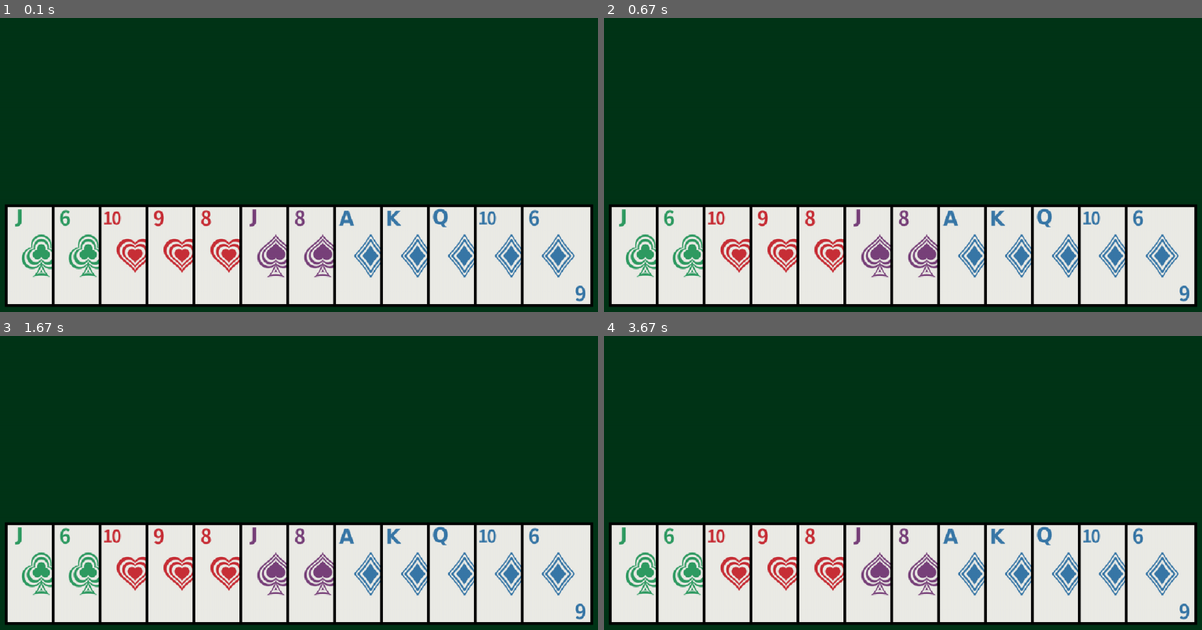
Above: before the commit, frames 1-4 (two rows, left to right).
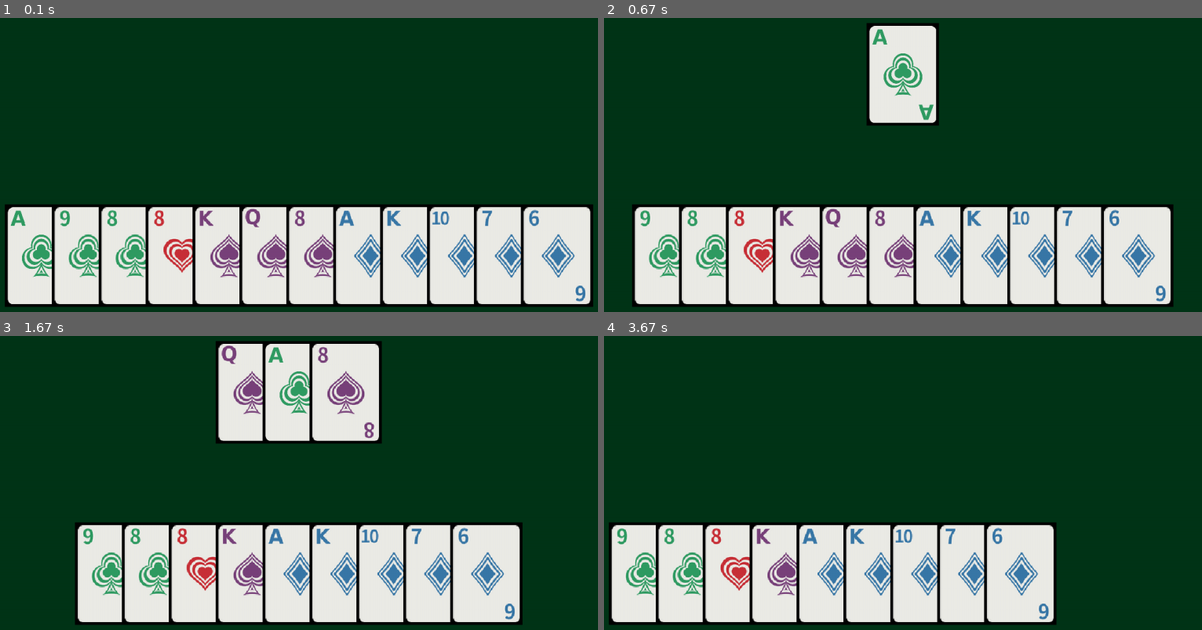
Above: after the commit, the same moments.

Repository: SkylerMime/NinetyNine
Game: pygame game, started from ninety_nine/graphical_main_game.py
Same seed, same stepped clock (60 frames per second), same inputs: the game is played once before the commit and once after it.
Inputs (mouse positions are in pixels of both pictures, inside the frame that each line leads up to):
- Up to frame 1 (0.1 s): no input
- Up to frame 2 (0.67 s): click (633, 256) at 0.38 s
- Up to frame 3 (1.67 s): press the mouse at (53, 574) at 0.7 s; move the mouse to (89, 468) at 0.8 s; release the mouse at (131, 362) at 0.93 s; click (269, 541) at 1.05 s; press the mouse at (215, 574) at 1.37 s; move the mouse to (251, 580) at 1.47 s; release the mouse at (281, 585) at 1.6 s
- Up to frame 4 (3.67 s): no input

The runs differ from the first frame. In frame 1, 2.0% of the frame differs, in the area x 1-99%, y 64-98%; in frame 2, 20%; in frame 3, 28%, in the area x 0-100%, y 1-99%; in frame 4, 11%.

Commit message:
Visual bidding phase complete

Diff:
--- a/ninety_nine/constants.py
+++ b/ninety_nine/constants.py
@@ -14,7 +14,7 @@
 PLAYER_TYPES = {0: PlayerTypes.HUMAN, 1: PlayerTypes.RANDOM, 2: PlayerTypes.RANDOM}
 
 
-class PlayerState(Enum):
+class GameStage(Enum):
     BIDDING = 0
     PLAYING = 1
     DONE = 2
--- a/ninety_nine/graphical_main_game.py
+++ b/ninety_nine/graphical_main_game.py
@@ -1,17 +1,22 @@
 import pygame
 from ninety_nine import ninety_nine_state as game
 from ninety_nine import human_ai_main_game as game_display
-import random
+from ninety_nine.ninety_nine_state import Card
 from ninety_nine.constants import (
     PlayerTypes,
     Rank,
     Suit,
+    GameStage,
     NUM_CARDS_IN_BID,
     PLAYER_TYPES,
     NUM_TRICKS,
     NUM_PLAYERS,
 )
 
+IMAGES_DIRECTORY_PATH = (
+    "/Users/Skyler/Coding/PythonPrograms/NinetyNine/ninety_nine/card_images"
+)
+
 NUM_CARDS = NUM_CARDS_IN_BID + NUM_TRICKS
 
 HUMAN_PLAYER_NUM = 0
@@ -19,18 +24,50 @@
 WINDOW_WIDTH = 1280
 WINDOW_HEIGHT = 720
 
-CARD_WIDTH = 655 / 5
-CARD_HEIGHT = 930 / 5
+CARD_WIDTH = 655 // 5
+CARD_HEIGHT = 930 // 5
 CARD_INNER_BORDER = 5
 
-CARD_Y_POSITION = WINDOW_HEIGHT - CARD_HEIGHT - 25
+BID_Y_POSITION = WINDOW_HEIGHT // 4
+BID_X_POSITION = WINDOW_WIDTH // 2
+HAND_Y_POSITION = WINDOW_HEIGHT - CARD_HEIGHT - 25
 SPACE_BETWEEN_CARDS = WINDOW_WIDTH // 15
 WIDTH_OF_FULL_HAND = (NUM_CARDS - 1) * SPACE_BETWEEN_CARDS + CARD_WIDTH
 CARD_OUTSIDE_HORIZONTAL_MARGIN = WINDOW_WIDTH - WIDTH_OF_FULL_HAND
-CARD_X_POSITION = CARD_OUTSIDE_HORIZONTAL_MARGIN // 2
+HAND_X_POSITION = CARD_OUTSIDE_HORIZONTAL_MARGIN // 2
 
 GREEN = (0, 53, 24)
 BACKGROUND_COLOR = GREEN
+
+
+class ClickableCard(Card):
+    def __init__(self, rank: Rank, suit: Suit):
+        super().__init__(rank, suit)
+        self.card_image = None
+        self.clickable_area = pygame.Rect(
+            0, HAND_Y_POSITION, SPACE_BETWEEN_CARDS, CARD_HEIGHT
+        )
+        self.display_area = pygame.Rect(0, HAND_Y_POSITION, CARD_WIDTH, CARD_HEIGHT)
+
+    def set_left(self, left):
+        self.clickable_area.left = left
+        self.display_area.left = left
+
+    def set_top(self, top):
+        self.clickable_area.top = top
+        self.display_area.top = top
+
+    def get_card(self):
+        return Card(self.rank, self.suit)
+
+    def __eq__(self, other):
+        if isinstance(other, ClickableCard):
+            return (
+                super().__eq__(other)
+                and self.clickable_area == other.clickable_area
+                and self.display_area == other.display_area
+            )
+        return False
 
 
 def main():
@@ -41,28 +78,68 @@
 
     player_types = PLAYER_TYPES
     # display_welcome_message()
+    images_dict = make_images_dict(game.get_all_cards())
 
     game_state = game.GameState()
     num_players = NUM_PLAYERS
     human_player: game.Player = game_state.PLAYERS[HUMAN_PLAYER_NUM]
 
+    sorted_hand = game_display.get_sorted_cards(human_player.hand)
+    clickable_hand = get_clickable_cards(sorted_hand, images_dict)
+    clickable_bid = get_clickable_cards(list(human_player.bid), images_dict)
+
     for player_num in range(num_players):
         if player_types[player_num] == PlayerTypes.RANDOM:
             game_display.get_random_bid(game_state.PLAYERS[player_num])
 
-    while True:
+    while game_state.stage == GameStage.BIDDING:
+        for event in pygame.event.get():
+            if event.type == pygame.QUIT:
+                pygame.quit()
+                raise SystemExit
+            if event.type == pygame.MOUSEBUTTONUP:
+                clicked_card = get_card_from_click(event.pos, clickable_hand)
+                if clicked_card:
+                    human_player.hand.remove(clicked_card.get_card())
+                    human_player.bid.add(clicked_card.get_card())
+                    sorted_hand = game_display.get_sorted_cards(human_player.hand)
+                    clickable_hand = get_clickable_cards(sorted_hand, images_dict)
+                    clickable_bid = get_clickable_cards(
+                        list(human_player.bid), images_dict
+                    )
+                    center_cards(clickable_hand)
+                    center_cards(clickable_bid, BID_Y_POSITION)
+
+        if len(human_player.bid) == 3:
+            game_state.stage = GameStage.PLAYING
+
+        screen.fill(BACKGROUND_COLOR)
+        draw_clickable_cards(screen, clickable_hand)
+        draw_clickable_cards(screen, clickable_bid)
+        # display_trump_suit_in_top_right_corner()
+
+        pygame.display.flip()
+        clock.tick(60)
+
+    pygame.time.wait(2000)
+
+    while game_state.stage == GameStage.PLAYING:
         # process player inputs
         for event in pygame.event.get():
             if event.type == pygame.QUIT:
                 pygame.quit()
                 raise SystemExit
+            if event.type == pygame.MOUSEBUTTONUP:
+                clicked_card = get_card_from_click(event.pos, clickable_hand)
+                if clicked_card:
+                    pass
 
         # logical updates here
 
         screen.fill(BACKGROUND_COLOR)
         sorted_hand = game_display.get_sorted_cards(human_player.hand)
-        hand_images = get_images_from_cards(sorted_hand)
-        draw_hand(screen, hand_images)
+        clickable_hand = get_clickable_cards(sorted_hand, images_dict)
+        draw_clickable_cards(screen, clickable_hand)
         # display_trump_suit_in_top_right_corner()
 
         # render graphics here
@@ -71,34 +148,92 @@
         clock.tick(60)
 
 
-def draw_hand(
+def get_card_from_click(pos, all_cards: list[ClickableCard]):
+    for card in all_cards:
+        if card.clickable_area.collidepoint(pos):
+            return card
+    return None
+
+
+def make_images_dict(cards):
+    images_dict = {}
+    # make outer dictionary of suits
+    for card in cards:
+        images_dict[card.suit.name.lower()] = {}
+    # fill inner dictionaries of ranks
+    for card in cards:
+        images_dict[card.suit.name.lower()][
+            card.rank.name.lower()
+        ] = load_bordered_image_of_card(card)
+    return images_dict
+
+
+def get_clickable_cards(cards: list, image_dict: dict):
+    clickable_cards = []
+    for card_num in range(len(cards)):
+        card = cards[card_num]
+        clickable_card = ClickableCard(card.rank, card.suit)
+        clickable_card.card_image = image_dict[card.suit.name.lower()][
+            card.rank.name.lower()
+        ]
+        clickable_card.set_left(HAND_X_POSITION + card_num * SPACE_BETWEEN_CARDS)
+        clickable_cards.append(clickable_card)
+    return clickable_cards
+
+
+def center_cards(
+    cards_to_center: list[ClickableCard],
+    first_card_y: int = HAND_Y_POSITION,
+    x_margin: int = SPACE_BETWEEN_CARDS,
+    card_width: int = CARD_WIDTH,
+    card_height: int = CARD_HEIGHT,
+):
+    num_cards = len(cards_to_center)
+    spread_width = (num_cards - 1) * x_margin + card_width
+    first_card_x = (WINDOW_WIDTH - spread_width) / 2
+    for card_num in range(num_cards):
+        card_left = first_card_x + card_num * x_margin
+        card_top = first_card_y
+        cards_to_center[card_num].clickable_area = pygame.Rect(
+            card_left, card_top, x_margin, card_height
+        )
+        cards_to_center[card_num].display_area = pygame.Rect(
+            card_left, card_top, card_width, card_height
+        )
+
+
+def draw_clickable_cards(
     screen: pygame.Surface,
-    hand_images: list,
-    first_card_x: int = CARD_X_POSITION,
-    first_card_y: int = CARD_Y_POSITION,
-    x_margin: int = SPACE_BETWEEN_CARDS,
+    hand_cards: list[ClickableCard],
 ):
-    for card_num in range(len(hand_images)):
+    num_cards = len(hand_cards)
+    for card_num in range(num_cards):
         screen.blit(
-            hand_images[card_num], (first_card_x + card_num * x_margin, first_card_y)
-        )
-
-
-def get_images_from_cards(cards: list):
+            hand_cards[card_num].card_image,
+            hand_cards[card_num].display_area,
+        )
+
+
+def get_images_from_cards(cards: list, image_dict: dict):
     images = []
     for card in cards:
-        images.append(get_image_from_card(card))
+        images.append(image_dict[card.suit.name.lower()][card.rank.name.lower()])
     return images
 
 
-def get_image_from_card(
-    card: game.Card, width: int = CARD_WIDTH, height: int = CARD_HEIGHT, border: int = CARD_INNER_BORDER
+def load_bordered_image_of_card(
+    card: game.Card,
+    width: int = CARD_WIDTH,
+    height: int = CARD_HEIGHT,
+    border: int = CARD_INNER_BORDER,
 ):
     image_filename = get_image_filename_from_card(card)
-    raw_image = pygame.image.load(image_filename).convert()
-    shrunk_image = pygame.transform.scale(raw_image, (width - 2*border, height - 2*border))
+    raw_image = pygame.image.load(image_filename)
+    shrunk_image = pygame.transform.scale(
+        raw_image, (width - 2 * border, height - 2 * border)
+    )
     border_surface = pygame.Surface((width, height))
-    border_surface.fill('black')
+    border_surface.fill("black")
     border_surface.blit(shrunk_image, (border, border))
     return border_surface
 
@@ -117,7 +252,7 @@
         case "six":
             image_rank = "6"
     image_suit = str(card.suit.name).lower()
-    return f"/Users/Skyler/Coding/PythonPrograms/NinetyNine/ninety_nine/card_images/{image_suit}_{image_rank}.png"
+    return f"{IMAGES_DIRECTORY_PATH}/{image_suit}_{image_rank}.png"
 
 
 if __name__ == "__main__":
--- a/ninety_nine/human_ai_main_game.py
+++ b/ninety_nine/human_ai_main_game.py
@@ -27,7 +27,11 @@
         elif player_types[player_num] == PlayerTypes.RANDOM:
             get_random_bid(game_state.PLAYERS[player_num])
 
+    game_state.stage = game.GameStage.PLAYING
+
     final_state = play_one_hand_of_ninety_nine(game_state, player_types=player_types)
+
+    final_state.stage = game.GameStage.DONE
 
     print_line()
     print("The hand has ended")
@@ -39,7 +43,9 @@
     print_line()
 
 
-def play_one_hand_of_ninety_nine(game_state, num_tricks=NUM_TRICKS, player_types=PLAYER_TYPES):
+def play_one_hand_of_ninety_nine(
+    game_state, num_tricks=NUM_TRICKS, player_types=PLAYER_TYPES
+):
     next_to_play = 0
 
     for trick in range(num_tricks * NUM_PLAYERS):
--- a/ninety_nine/ninety_nine_state.py
+++ b/ninety_nine/ninety_nine_state.py
@@ -1,5 +1,5 @@
 import random
-from ninety_nine.constants import Rank, Suit, PlayerState
+from ninety_nine.constants import Rank, Suit, GameStage
 from typing import TypedDict
 
 
@@ -40,18 +40,18 @@
         self.hand = hand_cards
         self.bid = set()
         self.tricks_won = 0
-        self.state = PlayerState.BIDDING
+        self.state = GameStage.BIDDING
 
     def make_bid(self, bid_cards: set):
         self.hand = self.hand - bid_cards
         self.bid = bid_cards
-        self.state = PlayerState.PLAYING
+        self.state = GameStage.PLAYING
 
     def play_card(self, card_to_play: Card):
         try:
             self.hand.remove(card_to_play)
             if len(self.hand) < 1:
-                self.state = PlayerState.DONE
+                self.state = GameStage.DONE
         except KeyError:
             raise KeyError("card must be an element of the player's hand")
 
@@ -82,17 +82,14 @@
         self.PLAYERS = {}
         self.trick_history = []
         self.next_to_play = None
+        self.stage = GameStage.BIDDING
         if start_new_game:
             self.start_new_game(random_seed)
 
     def start_new_game(self, random_seed=None):
         random.seed(random_seed)
         # Create a list with all the cards
-        all_cards = []
-        for suit in Suit:
-            for rank in Rank:
-                card = Card(rank, suit)
-                all_cards.append(card)
+        all_cards = list(get_all_cards())
         eldest_hand, middle_hand, youngest_hand = get_three_shuffled_hands(
             all_cards, random_seed
         )
@@ -114,6 +111,7 @@
             new_state.PLAYERS[player_num] = self.PLAYERS[player_num].copy()
         new_state.trick_history = self.trick_history.copy()
         new_state.next_to_play = self.next_to_play
+        new_state.stage = self.stage
         return new_state
 
     def get_current_trick_winner(self):
@@ -147,6 +145,14 @@
         second_hand.add(cards_to_deal.pop())
         third_hand.add(cards_to_deal.pop())
     return first_hand, second_hand, third_hand
+
+
+def get_all_cards(suits: set = Suit, ranks: set = Rank):
+    all_cards = set()
+    for suit in suits:
+        for rank in ranks:
+            all_cards.add(Card(rank, suit))
+    return all_cards
 
 
 def is_full(trick: Trick):
@@ -231,7 +237,11 @@
         next_state.next_to_play = trick_winner
         next_state.PLAYERS[trick_winner].tricks_won += 1
 
-        next_state.current_trick = {"lead_player": next_state.current_lead, "cards": {}, "winner": None}
+        next_state.current_trick = {
+            "lead_player": next_state.current_lead,
+            "cards": {},
+            "winner": None,
+        }
 
     else:
         next_state.next_to_play = (game_state.next_to_play + 1) % len(
--- a/ninety_nine/tests/conftest.py
+++ b/ninety_nine/tests/conftest.py
@@ -17,6 +17,26 @@
 
 
 @pytest.fixture
+def ranks_subset():
+    return {Rank.ACE, Rank.KING}
+
+
+@pytest.fixture
+def suits_subset():
+    return {Suit.HEARTS, Suit.CLUBS}
+
+
+@pytest.fixture
+def cards_subset():
+    return {
+        Card(Rank.ACE, Suit.HEARTS),
+        Card(Rank.KING, Suit.HEARTS),
+        Card(Rank.ACE, Suit.CLUBS),
+        Card(Rank.KING, Suit.CLUBS),
+    }
+
+
+@pytest.fixture
 def human_bid_mock():
     mock = Mock()
     mock.side_effect = ["AS", "KS", "QS"]
@@ -26,7 +46,11 @@
 @pytest.fixture
 def random_bid_mock():
     mock = Mock()
-    mock.side_effect = [Card(Rank.ACE, Suit.SPADES), Card(Rank.KING, Suit.SPADES), Card(Rank.QUEEN, Suit.SPADES)]
+    mock.side_effect = [
+        Card(Rank.ACE, Suit.SPADES),
+        Card(Rank.KING, Suit.SPADES),
+        Card(Rank.QUEEN, Suit.SPADES),
+    ]
     return mock
 
 
--- a/ninety_nine/tests/test_graphical_main_game.py
+++ b/ninety_nine/tests/test_graphical_main_game.py
@@ -1,5 +1,114 @@
+import pytest
+import pygame
 from ninety_nine import graphical_main_game as graphics
+from ninety_nine import ninety_nine_state as game
+from ninety_nine.ninety_nine_state import Card
+from ninety_nine.constants import (
+    Rank,
+    Suit,
+)
+from ninety_nine.graphical_main_game import (
+    ClickableCard,
+    IMAGES_DIRECTORY_PATH,
+    WINDOW_WIDTH,
+    WINDOW_HEIGHT,
+    HAND_X_POSITION,
+    HAND_Y_POSITION,
+    SPACE_BETWEEN_CARDS,
+)
 
 
-def test_filename_from_card(ace_of_spades):
-    assert graphics.get_image_filename_from_card(ace_of_spades) == "card_images/spades_ace.png"
+@pytest.fixture
+def clickable_hand(sorted_cards):
+    hand = []
+    for card_num in range(len(sorted_cards)):
+        card = sorted_cards[card_num]
+        clickable_card = ClickableCard(card.rank, card.suit)
+        clickable_card.card_image = graphics.load_bordered_image_of_card(clickable_card)
+        clickable_card.set_left(HAND_X_POSITION + card_num * SPACE_BETWEEN_CARDS)
+        hand.append(clickable_card)
+    return hand
+
+
+def test_filename_from_ace_of_spades(ace_of_spades):
+    assert (
+        graphics.get_image_filename_from_card(ace_of_spades)
+        == f"{IMAGES_DIRECTORY_PATH}/spades_ace.png"
+    )
+
+
+def test_filename_from_ace_of_clubs():
+    assert (
+        graphics.get_image_filename_from_card(Card(Rank.ACE, Suit.CLUBS))
+        == f"{IMAGES_DIRECTORY_PATH}/clubs_ace.png"
+    )
+
+
+def test_get_ace_of_clubs_image():
+    graphics.load_bordered_image_of_card(Card(Rank.ACE, Suit.CLUBS))
+
+
+@pytest.fixture
+def full_images_dict():
+    return graphics.make_images_dict(game.get_all_cards())
+
+
+@pytest.fixture
+def clickable_nine_of_clubs():
+    card = ClickableCard(Rank.NINE, Suit.CLUBS)
+    card.set_left(HAND_X_POSITION)
+    card.set_top(HAND_Y_POSITION)
+    return card
+
+
+@pytest.fixture
+def clickable_eight_of_clubs():
+    card = ClickableCard(Rank.EIGHT, Suit.CLUBS)
+    card.set_left(HAND_X_POSITION + SPACE_BETWEEN_CARDS)
+    card.set_top(HAND_Y_POSITION)
+    return card
+
+
+def test_make_images_dict(cards_subset):
+    images_dict = graphics.make_images_dict(cards_subset)
+    assert images_dict.keys() == {"hearts", "clubs"}
+    assert images_dict["hearts"].keys() == {"ace", "king"}
+    assert images_dict["clubs"].keys() == {"ace", "king"}
+
+
+def test_make_clickable_cards_from_starting_hand(
+    sorted_cards, clickable_hand, full_images_dict
+):
+    assert (
+        graphics.get_clickable_cards(sorted_cards, full_images_dict) == clickable_hand
+    )
+
+
+def test_get_images_from_cards(cards_subset, full_images_dict):
+    list_of_images = graphics.get_images_from_cards(cards_subset, full_images_dict)
+    assert len(list_of_images) == 4
+
+
+def test_player_clicks_on_first(clickable_hand, clickable_nine_of_clubs):
+    assert (
+        graphics.get_card_from_click(
+            [HAND_X_POSITION + 3, HAND_Y_POSITION + 3], clickable_hand
+        )
+        == clickable_nine_of_clubs
+    )
+
+
+def test_player_clicks_on_second(clickable_hand, clickable_eight_of_clubs):
+    assert (
+        graphics.get_card_from_click(
+            [HAND_X_POSITION + SPACE_BETWEEN_CARDS + 3, HAND_Y_POSITION + 3],
+            clickable_hand,
+        )
+        == clickable_eight_of_clubs
+    )
+
+
+def test_player_clicks_nothing(clickable_hand):
+    assert (
+        graphics.get_card_from_click([10, 10], clickable_hand) is None
+    )
--- a/ninety_nine/tests/test_ninety_nine_state.py
+++ b/ninety_nine/tests/test_ninety_nine_state.py
@@ -1,6 +1,6 @@
 import pytest
 from ninety_nine import ninety_nine_state as game
-from ninety_nine.constants import Suit, PlayerState
+from ninety_nine.constants import Suit, GameStage
 
 
 class TestPLayer:
@@ -11,7 +11,7 @@
         assert len(player_after_bidding.hand) == 9
 
     def test_player_bid_changes_state(self, player_after_bidding):
-        assert player_after_bidding.state == PlayerState.PLAYING
+        assert player_after_bidding.state == GameStage.PLAYING
 
     def test_player_card_play(
         self, player_after_bidding, seven_of_hearts, hand_after_playing
@@ -23,7 +23,7 @@
         self, seven_of_hearts, player_with_one_card
     ):
         player_with_one_card.play_card(seven_of_hearts)
-        assert player_with_one_card.state == PlayerState.DONE
+        assert player_with_one_card.state == GameStage.DONE
 
     def test_player_wrong_card_throws_error(self, player_after_bidding, six_of_spades):
         with pytest.raises(KeyError):
@@ -194,3 +194,6 @@
             "lead_player": 0,
         }
         assert game.get_trick_winner(trick, Suit.CLUBS) == 0
+
+    def test_get_some_cards(self, ranks_subset, suits_subset, cards_subset):
+        assert game.get_all_cards(suits_subset, ranks_subset) == cards_subset
